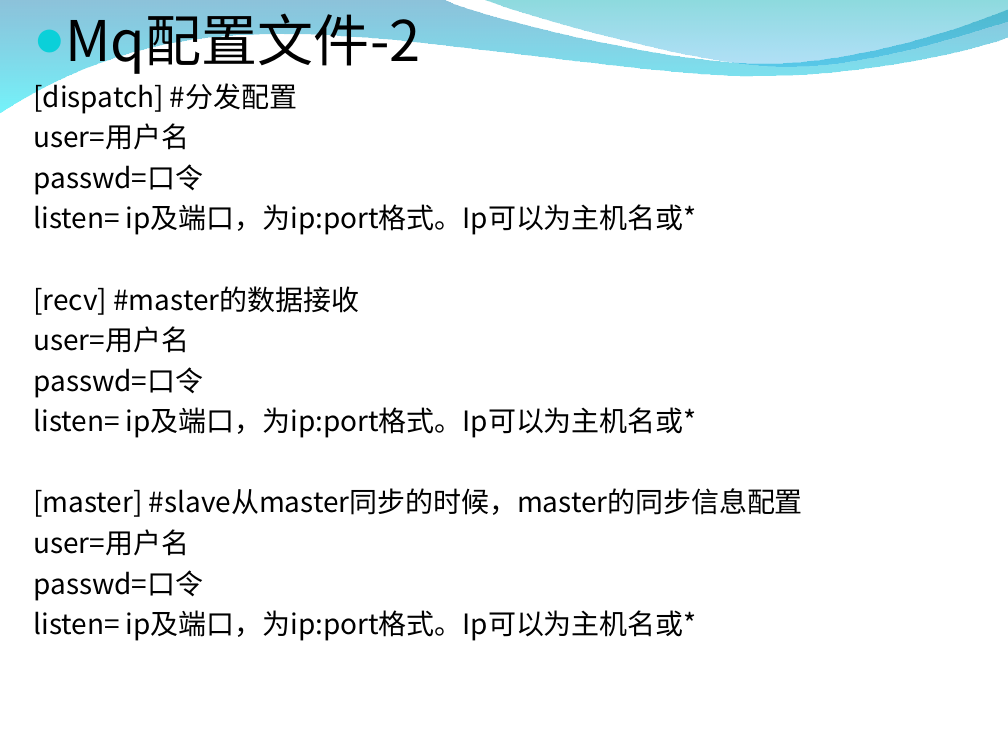
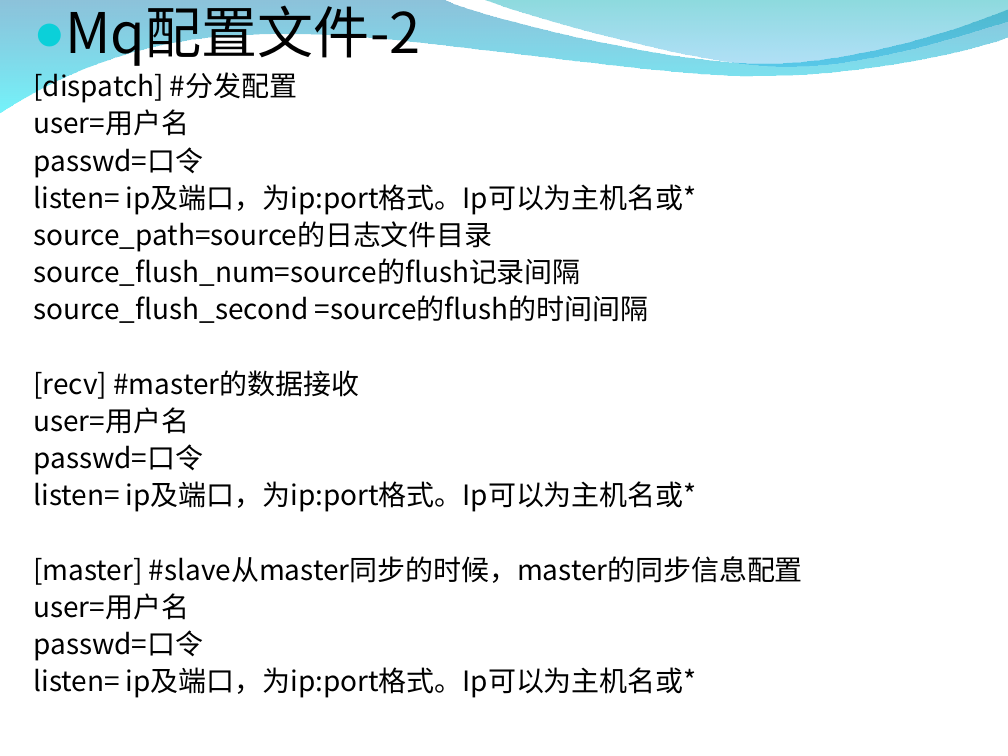
Before and after one commit to burstas/cwinux-mq, a slide deck: slide 9 of mq/doc/mq_introduce.ppt (slide 10 before the commit). Drawn at 1008x756 pixels with LibreOffice and Linux fonts; fonts in the diff are those of the drawing; background and template pictures are left out. Boxes give left, top, right and bottom in pixels: in the first picture for what was removed or moved away, otherwise in the second. Text is boxed around its words. In the diff, an @@ line names an element or a change of style, - is before the commit and + after.

```diff
--- a/mq/doc/mq_introduce.ppt
+++ b/mq/doc/mq_introduce.ppt
@@ text at [33,5,803,698]: line spacing 1 to 0.9 @@
@@ text at [33,221,649,323]: paragraphs added @@
+source_path=source的日志文件目录
+source_flush_num=source的flush记录间隔
+source_flush_second =source的flush的时间间隔
```
Also in this commit, not shown: 14 other slides changed, 1 slide added, 4 slides removed, 8 other files.
